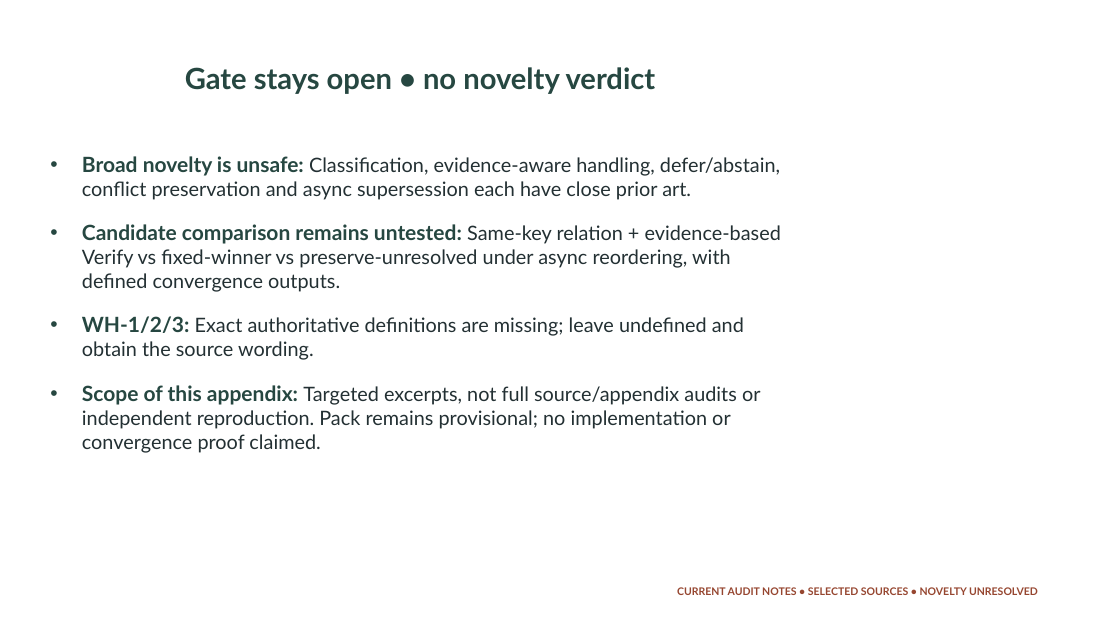
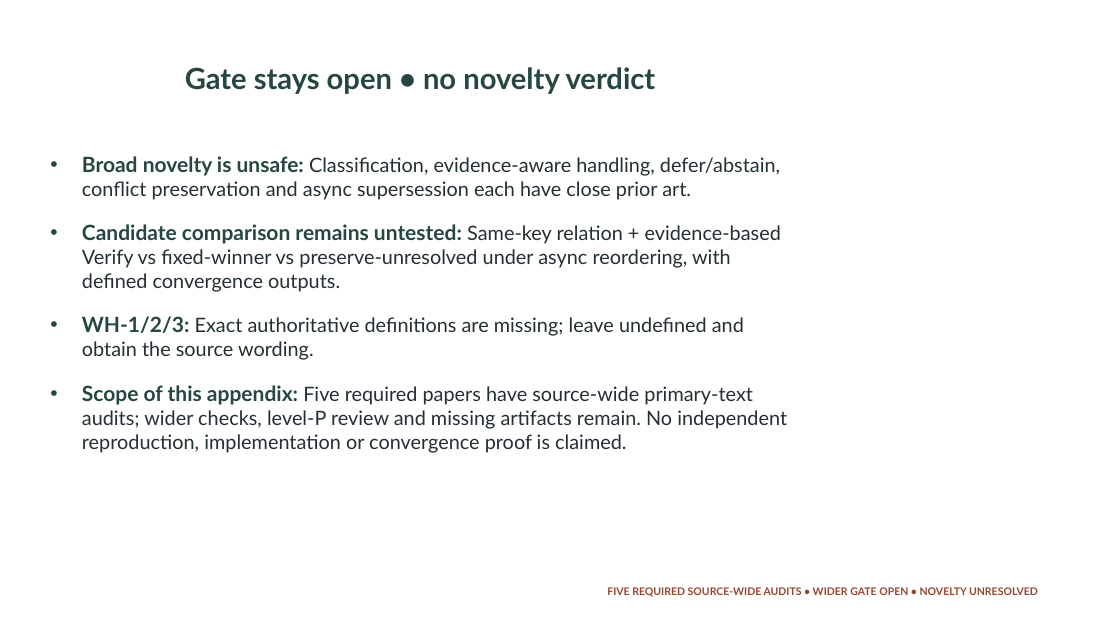
Before and after one commit to selvin-paul-raj/M.E-Thesis, a slide deck: slide 25 of docs/review-pack/AVA_Evaluation_Review_Slides.pptx. Drawn at 1120x630 pixels with LibreOffice and Linux fonts; fonts in the diff are those of the drawing. Boxes give left, top, right and bottom in pixels: in the first picture for what was removed or moved away, otherwise in the second. Text is boxed around its words. In the diff, an @@ line names an element or a change of style, - is before the commit and + after.

Commit message:
docs: record five-source AVA literature audit

```diff
--- a/docs/review-pack/AVA_Evaluation_Review_Slides.pptx
+++ b/docs/review-pack/AVA_Evaluation_Review_Slides.pptx
@@ text at (x1=82, y1=385, x2=787, y2=453): text changed @@
-• Scope of this appendix: Targeted excerpts, not full source/appendix audits or independent reproduction. Pack remains provisional; no implementation or convergence proof claimed.
+• Scope of this appendix: Five required papers have source-wide primary-text audits; wider checks, level-P review and missing artifacts remain. No independent reproduction, implementation or convergence proof is claimed.
@@ text at (x1=607, y1=587, x2=1038, y2=597): text changed @@
-CURRENT AUDIT NOTES • SELECTED SOURCES • NOVELTY UNRESOLVED
+FIVE REQUIRED SOURCE-WIDE AUDITS • WIDER GATE OPEN • NOVELTY UNRESOLVED
```
Also in this commit, not shown: 6 other slides changed, 4 other files.
